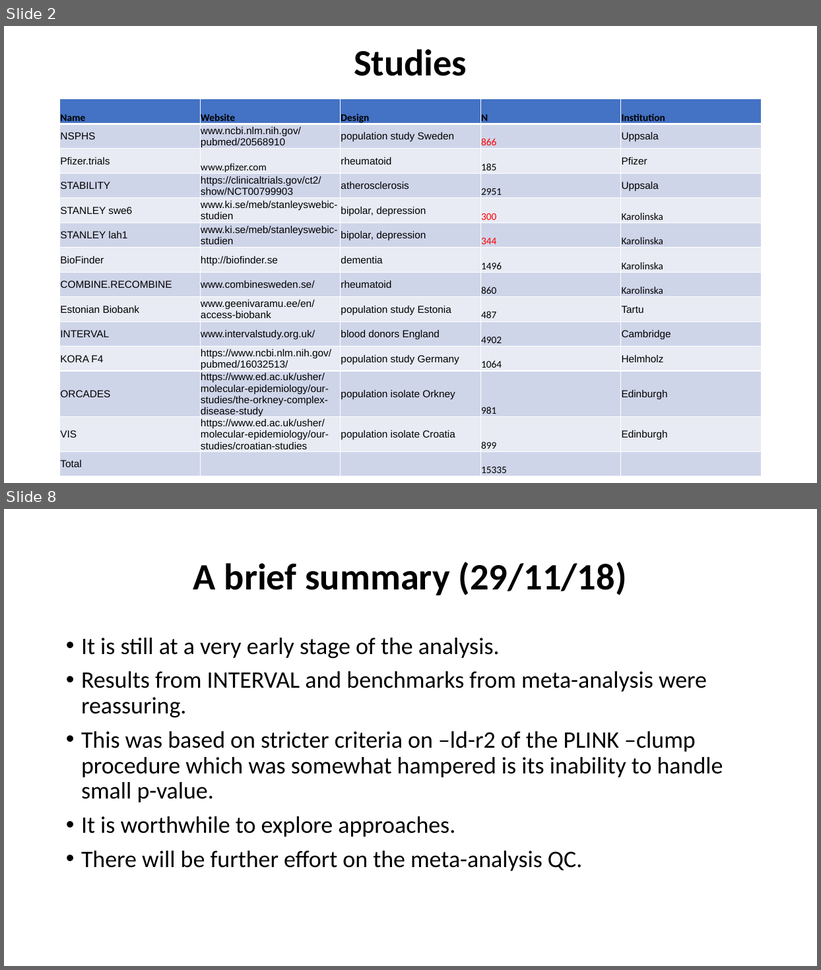
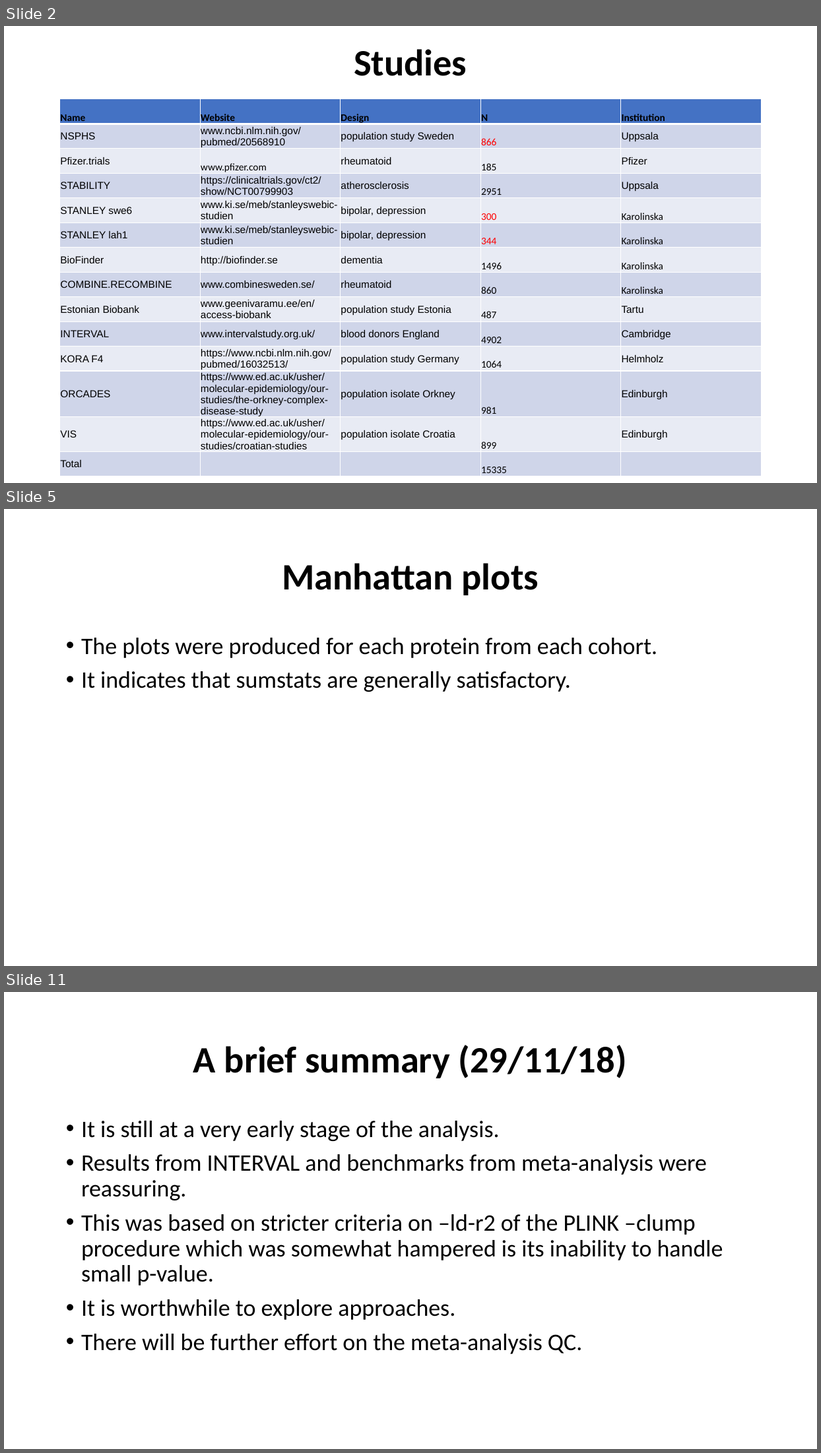
Before and after one commit to jinghuazhao/INF, a slide deck: doc/SCALLOP_INF1-120419.pptx. Shown one above the other, each under a label of ours: slides 2 and 8 before the commit, slides 2, 5 and 11 after it; the slides between them are not shown. The pictures are 821x970 and 821x1453 pixels, drawn with LibreOffice and Linux fonts; fonts in the diff are those of the drawing. Boxes give left, top, right and bottom in pixels: in the first picture for what was removed or moved away, otherwise in the second. Text is boxed around its words. In the diff, an @@ line names an element or a change of style, - is before the commit and + after.

```diff
--- a/doc/SCALLOP_INF1-120419.pptx
+++ b/doc/SCALLOP_INF1-120419.pptx
@@ slide 5 added at box(4, 509, 817, 966), background #FFFFFF @@
@@ title added at box(282, 563, 539, 595), 44 pt, text #000000, bold @@
+Manhattan plots
@@ text added at box(81, 638, 657, 692), 28 pt, text #000000 @@
+• The plots were produced for each protein from each cohort.
+• It indicates that sumstats are generally satisfactory.
@@ what was slide 8 is now slide 11 @@
```
Also in this commit, not shown: 7 slides changed, 4 other slides added, 2 slides removed.
